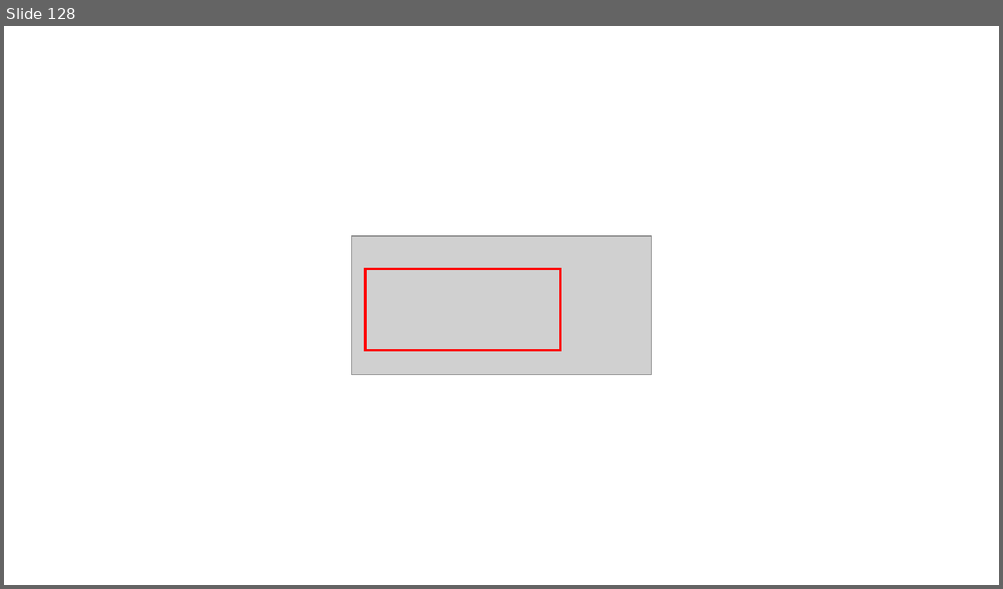
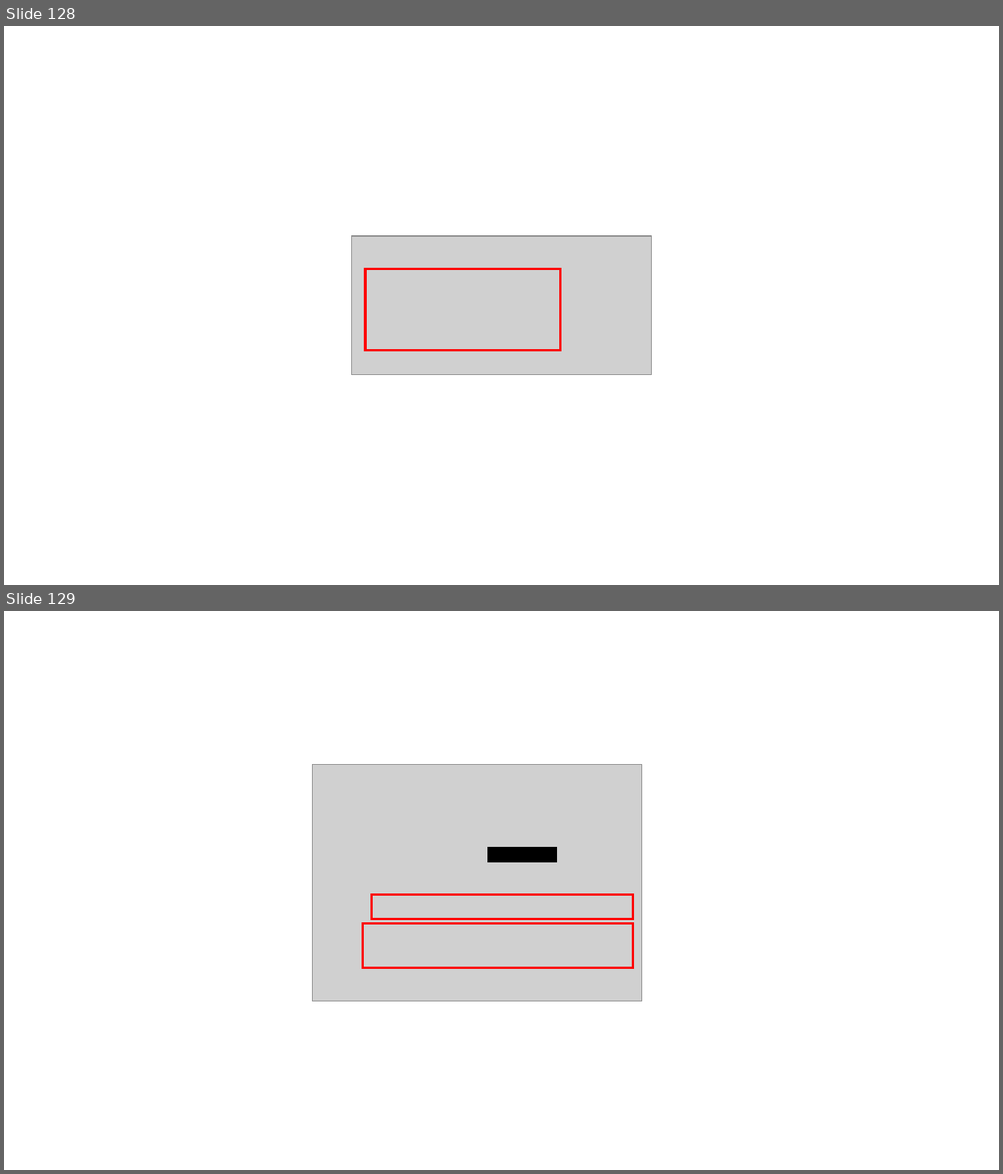
Before and after one commit to nishida2073/ai_navive, a slide deck: 01_テキスト/Git入門_図.pptx. Shown one above the other, each under a label of ours: slide 128 before the commit, slides 128 and 129 after it. The pictures are 1003x589 and 1003x1174 pixels, drawn with LibreOffice and Linux fonts; fonts in the diff are those of the drawing; grey boxes stand for pictures. Boxes give left, top, right and bottom in pixels: in the first picture for what was removed or moved away, otherwise in the second. Text is boxed around its words. In the diff, an @@ line names an element or a change of style, - is before the commit and + after.

```diff
--- a/01_テキスト/Git入門_図.pptx
+++ b/01_テキスト/Git入門_図.pptx
@@ slide 129 added at (x1=4, y1=611, x2=999, y2=1170), background #FFFFFF @@
@@ picture added at (x1=312, y1=765, x2=642, y2=1002) @@
@@ rectangle added at (x1=487, y1=848, x2=557, y2=862), fill #000000, outline #000000 1 pt @@
@@ rectangle added at (x1=371, y1=894, x2=633, y2=919), outline #FF0000 2.25 pt @@
@@ rectangle added at (x1=363, y1=923, x2=633, y2=968), outline #FF0000 2.25 pt @@
```
Also in this commit, not shown: 10 slides changed, 11 other slides added, 3 slides removed, 1 other file.
